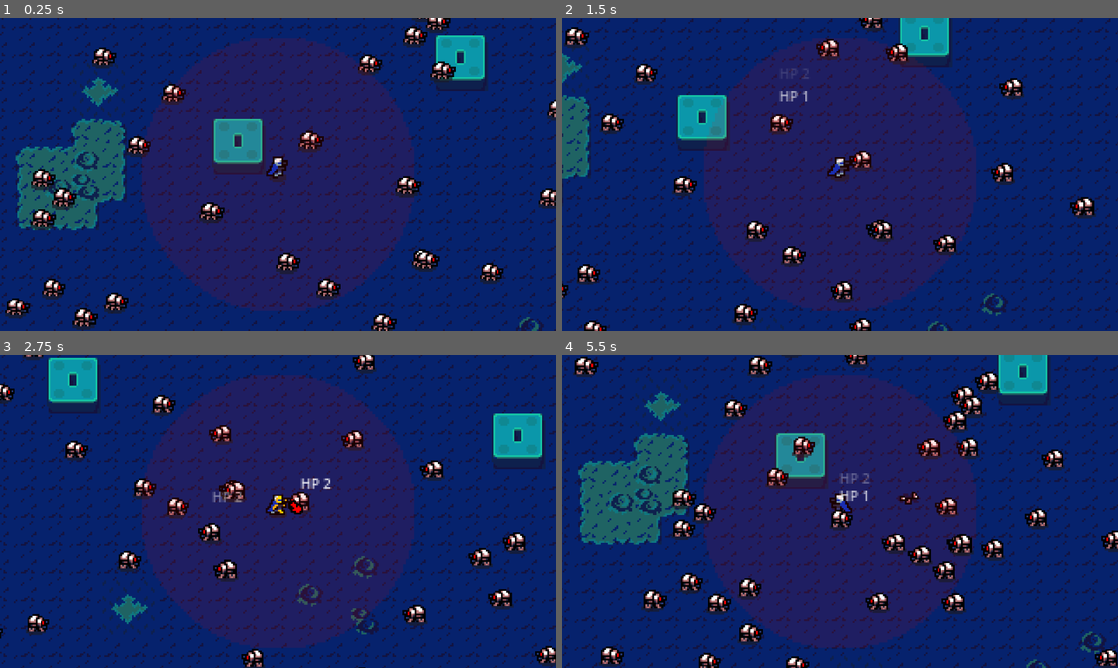
Above: before the commit, frames 1-4 (two rows, left to right).
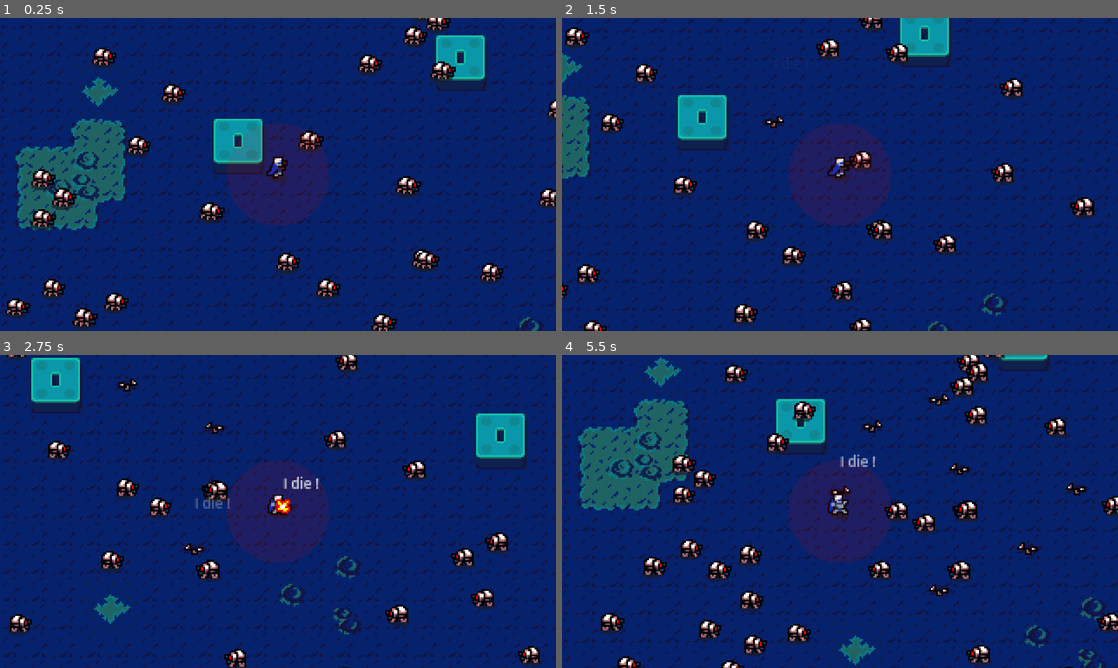
Above: after the commit, the same moments.

Repository: CmdZOD-Git/edf
Game: Godot game, scene res://main.tscn
The game is run twice, just before and just after one commit, with the same random seed, the same clock (stepped at 60 frames per second) and the same inputs.
Inputs:
- Up to frame 1 (0.25 s): no input
- Up to frame 2 (1.5 s): hold D (right) 0.53-1.28 s; hold S (down) from 1.28 s (still down)
- Up to frame 3 (2.75 s): release S (down) at 2.03 s; hold D (right) from 2.03 s (still down)
- Up to frame 4 (5.5 s): release D (right) at 2.78 s; hold W (up) 2.78-3.53 s; hold A (left) 3.53-5.03 s; hold S (down) from 5.03 s (still down)

The runs differ from the first frame. In frame 1, 24% of the frame differs, in the area x 25-75%, y 6-94%; in frame 2, 25%; in frame 3, 43%; in frame 4, 50%, in the area x 0-100%, y 0-100%.

Commit message:
melee attack added

Diff:
--- /dev/null
+++ b/Item/item_template.tscn
@@ -0,0 +1,8 @@
+[gd_scene load_steps=3 format=3 uid="uid://d4npkasg0ktvj"]
+
+[ext_resource type="Script" path="res://item_class.gd" id="1_s0hgu"]
+[ext_resource type="Resource" uid="uid://csrvcosomvbek" path="res://Item/pistol_gun_itemresource.tres" id="2_enu7k"]
+
+[node name="Item" type="Node2D"]
+script = ExtResource("1_s0hgu")
+item_resource = ExtResource("2_enu7k")
--- /dev/null
+++ b/Item/melee_strike.tres
@@ -0,0 +1,27 @@
+[gd_resource type="Resource" script_class="ItemResource" load_steps=4 format=3 uid="uid://miwvysulv1ah"]
+
+[ext_resource type="Script" path="res://item_resource.gd" id="1_m7uvj"]
+[ext_resource type="Texture2D" uid="uid://c18sfecmxv4bh" path="res://UI/bullets&plasma.png" id="2_pueau"]
+
+[sub_resource type="AtlasTexture" id="AtlasTexture_67r6q"]
+atlas = ExtResource("2_pueau")
+region = Rect2(16, 0, 8, 8)
+
+[resource]
+script = ExtResource("1_m7uvj")
+title = "Melee Strike"
+cooldown_second = 0.5
+type = 0
+hit_box_type = 1
+motion = 1
+texture = SubResource("AtlasTexture_67r6q")
+damage = 5.0
+draw_range = true
+area_size = 30.0
+melee_area_size = 50.0
+speed = 0.0
+spray_degree = 0.0
+piercing = 0
+impact = 1
+impact_random = true
+impact_random_framecount = 2
--- a/actor.tscn
+++ b/Obsolete/actor.tscn
@@ -26,6 +26,12 @@
 script = ExtResource("1_dno6h")
 actor_stat = SubResource("Resource_04dm4")
 
+[node name="TextBox" type="Label" parent="."]
+z_index = 4096
+offset_top = -12.0
+offset_right = 32.0
+theme_override_font_sizes/font_size = 8
+
 [node name="AnimatedSprite2D" type="AnimatedSprite2D" parent="."]
 texture_repeat = 1
 position = Vector2(0, -3)
@@ -41,8 +47,3 @@
 
 [node name="ControlManager" type="Node2D" parent="."]
 script = ExtResource("9_ed3e3")
-
-[node name="TextBox" type="Label" parent="."]
-offset_right = 32.0
-offset_bottom = 12.0
-theme_override_font_sizes/font_size = 8
--- a/Obsolete/player_actor_template.tscn
+++ b/Obsolete/player_actor_template.tscn
@@ -3,7 +3,7 @@
 [ext_resource type="Script" path="res://actor_class.gd" id="1_6v7du"]
 [ext_resource type="SpriteFrames" uid="uid://b21u03hfxyj3v" path="res://SpriteFrame/squadleader_spriteframe.tres" id="2_ncd0e"]
 [ext_resource type="Script" path="res://animation_manager.gd" id="3_ky1pq"]
-[ext_resource type="PackedScene" uid="uid://d4npkasg0ktvj" path="res://item_template.tscn" id="4_y30o1"]
+[ext_resource type="PackedScene" uid="uid://d4npkasg0ktvj" path="res://Item/item_template.tscn" id="4_y30o1"]
 [ext_resource type="Script" path="res://debug_box.gd" id="5_6iq77"]
 [ext_resource type="Script" path="res://controller.gd" id="6_jfn8q"]
 
--- a/SpriteFrame/impact.tres
+++ b/SpriteFrame/impact.tres
@@ -1,13 +1,13 @@
 [gd_resource type="SpriteFrames" load_steps=71 format=3 uid="uid://d3qspkyf4k5s"]
 
-[ext_resource type="Texture2D" uid="uid://dy84rxwwe4n7" path="res://sprite/big-explosion.png" id="1_au25v"]
-[ext_resource type="Texture2D" uid="uid://ux3ep2a1tl4l" path="res://sprite/hit-sparks.png" id="1_c52sx"]
-[ext_resource type="Texture2D" uid="uid://3u3o5m6k2uxu" path="res://sprite/big-fragments.png" id="2_p4cpu"]
-[ext_resource type="Texture2D" uid="uid://pl230iheubjv" path="res://sprite/hit-spatters.png" id="4_anpes"]
-[ext_resource type="Texture2D" uid="uid://lqh1entvrimx" path="res://sprite/bullet-impacts.png" id="5_4ktjh"]
-[ext_resource type="Texture2D" uid="uid://bl74msdnsxit5" path="res://sprite/small-explosion.png" id="6_wxqci"]
-[ext_resource type="Texture2D" uid="uid://dte1t2mhv4ayq" path="res://sprite/small-fragments.png" id="7_utp6q"]
-[ext_resource type="Texture2D" uid="uid://dsj1u8bl1usd4" path="res://sprite/smoke.png" id="8_vd3bq"]
+[ext_resource type="Texture2D" uid="uid://dy84rxwwe4n7" path="res://Sprite/big-explosion.png" id="1_au25v"]
+[ext_resource type="Texture2D" uid="uid://ux3ep2a1tl4l" path="res://Sprite/hit-sparks.png" id="1_c52sx"]
+[ext_resource type="Texture2D" uid="uid://3u3o5m6k2uxu" path="res://Sprite/big-fragments.png" id="2_p4cpu"]
+[ext_resource type="Texture2D" uid="uid://pl230iheubjv" path="res://Sprite/hit-spatters.png" id="4_anpes"]
+[ext_resource type="Texture2D" uid="uid://lqh1entvrimx" path="res://Sprite/bullet-impacts.png" id="5_4ktjh"]
+[ext_resource type="Texture2D" uid="uid://bl74msdnsxit5" path="res://Sprite/small-explosion.png" id="6_wxqci"]
+[ext_resource type="Texture2D" uid="uid://dte1t2mhv4ayq" path="res://Sprite/small-fragments.png" id="7_utp6q"]
+[ext_resource type="Texture2D" uid="uid://dsj1u8bl1usd4" path="res://Sprite/smoke.png" id="8_vd3bq"]
 
 [sub_resource type="AtlasTexture" id="AtlasTexture_4d3gy"]
 atlas = ExtResource("1_au25v")
--- a/SpriteFrame/scarab_spriteframe.tres
+++ b/SpriteFrame/scarab_spriteframe.tres
@@ -1,6 +1,6 @@
 [gd_resource type="SpriteFrames" load_steps=21 format=3 uid="uid://x5imn8va81c"]
 
-[ext_resource type="Texture2D" uid="uid://dq8m4qv68jnt" path="res://sprite/Scarab.png" id="1_gp3fs"]
+[ext_resource type="Texture2D" uid="uid://dq8m4qv68jnt" path="res://Sprite/Scarab.png" id="1_gp3fs"]
 
 [sub_resource type="AtlasTexture" id="AtlasTexture_ug8do"]
 atlas = ExtResource("1_gp3fs")
--- a/SpriteFrame/spawner_mound.tscn
+++ b/SpriteFrame/spawner_mound.tscn
@@ -1,7 +1,7 @@
 [gd_scene load_steps=6 format=3 uid="uid://lu6hu46yieb"]
 
-[ext_resource type="Texture2D" uid="uid://docmwjl0wxiyt" path="res://sprite/Centipede.png" id="1_b1ut5"]
-[ext_resource type="Texture2D" uid="uid://dwvemo8817jsr" path="res://sprite/Spider.png" id="2_0y04d"]
+[ext_resource type="Texture2D" uid="uid://docmwjl0wxiyt" path="res://Sprite/Centipede.png" id="1_b1ut5"]
+[ext_resource type="Texture2D" uid="uid://dwvemo8817jsr" path="res://Sprite/Spider.png" id="2_0y04d"]
 
 [sub_resource type="AtlasTexture" id="AtlasTexture_3gque"]
 atlas = ExtResource("1_b1ut5")
--- a/SpriteFrame/spider_spriteframe.tres
+++ b/SpriteFrame/spider_spriteframe.tres
@@ -1,6 +1,6 @@
 [gd_resource type="SpriteFrames" load_steps=21 format=3 uid="uid://dtv5hbg4annx5"]
 
-[ext_resource type="Texture2D" uid="uid://dwvemo8817jsr" path="res://sprite/Spider.png" id="1_sr588"]
+[ext_resource type="Texture2D" uid="uid://dwvemo8817jsr" path="res://Sprite/Spider.png" id="1_sr588"]
 
 [sub_resource type="AtlasTexture" id="AtlasTexture_hnue0"]
 atlas = ExtResource("1_sr588")
--- a/SpriteFrame/squadleader_spriteframe.tres
+++ b/SpriteFrame/squadleader_spriteframe.tres
@@ -1,6 +1,6 @@
 [gd_resource type="SpriteFrames" load_steps=25 format=3 uid="uid://b21u03hfxyj3v"]
 
-[ext_resource type="Texture2D" uid="uid://b7g2atcyvyja3" path="res://sprite/SquadLeader.png" id="1_0yawq"]
+[ext_resource type="Texture2D" uid="uid://b7g2atcyvyja3" path="res://Sprite/SquadLeader.png" id="1_0yawq"]
 
 [sub_resource type="AtlasTexture" id="AtlasTexture_ik2uc"]
 atlas = ExtResource("1_0yawq")
--- a/SpriteFrame/wasp_spriteframe.tres
+++ b/SpriteFrame/wasp_spriteframe.tres
@@ -1,7 +1,7 @@
 [gd_resource type="SpriteFrames" load_steps=26 format=3 uid="uid://d2xxlntwspkqp"]
 
-[ext_resource type="Texture2D" uid="uid://d4m6y16jbiy52" path="res://sprite/Wasp.png" id="1_c5jci"]
-[ext_resource type="Texture2D" uid="uid://dq8m4qv68jnt" path="res://sprite/Scarab.png" id="1_mxynd"]
+[ext_resource type="Texture2D" uid="uid://d4m6y16jbiy52" path="res://Sprite/Wasp.png" id="1_c5jci"]
+[ext_resource type="Texture2D" uid="uid://dq8m4qv68jnt" path="res://Sprite/Scarab.png" id="1_mxynd"]
 
 [sub_resource type="AtlasTexture" id="AtlasTexture_scpvm"]
 atlas = ExtResource("1_c5jci")
--- a/actor_class.gd
+++ b/actor_class.gd
@@ -7,7 +7,7 @@
 @onready var item_manager = $ItemManager
 @onready var text_box = $TextBox
 var direction:Vector2 = Vector2.ZERO
-
+var collision_push:Vector2 = Vector2.ZERO
 
 signal actor_radio(data:Dictionary)
 signal projectile_hit(projectile)
@@ -53,7 +53,8 @@
 	# Spriteframe
 		animation_manager.sprite_frames = actor_stat.sprite_frame
 
-func _process(_delta: float) -> void:
+func _physics_process(_delta: float) -> void:
+
 	if not control_manager or not control_manager.direction:
 		direction = Vector2.ZERO
 	else:
@@ -64,7 +65,6 @@
 	else:
 		velocity = Vector2.ZERO
 
-	velocity = velocity
 	move_and_slide()
 
 func on_radio(data) -> void:
@@ -94,7 +94,6 @@
 
 func take_damage(damage:float) -> void:
 	actor_stat.current_hitpoint -= damage
-	print("hitto")
 	if actor_stat.current_hitpoint <= 0:
 		text_toast("I die !")
 		actor_radio.emit({"type" : "status" , "status" : "dead" })
--- a/actor_template.tscn
+++ b/actor_template.tscn
@@ -13,6 +13,7 @@
 can_grab = false
 speed = 25.0
 max_hitpoint = 10.0
+current_hitpoint = 0.0
 
 [sub_resource type="RectangleShape2D" id="RectangleShape2D_t8en8"]
 size = Vector2(13, 7)
@@ -41,6 +42,8 @@
 script = ExtResource("5_bjwkw")
 
 [node name="TextBox" type="Label" parent="."]
-offset_right = 40.0
-offset_bottom = 23.0
+z_index = 10
+offset_left = 3.0
+offset_top = -14.0
+offset_right = 43.0
 theme_override_font_sizes/font_size = 10
--- a/doodad.gd
+++ b/doodad.gd
@@ -43,9 +43,5 @@
 
 	return self
 
-func toast(doodad:DoodadList, time_second:float, offset:Vector2, direction:Vector2, speed:float) -> void:
-	var animation_name:String = DoodadList.keys()[doodad]
-	play(animation_name)
-
 func on_finish() -> void:
 	queue_free()
--- a/item_class.gd
+++ b/item_class.gd
@@ -11,12 +11,14 @@
 var projectile:Projectile
 
 func _ready() -> void:
+	# Setting up area for target search
 	if item_resource.area_size > 0:
 		range_area = Area2D.new()
 		var shape = CollisionShape2D.new()
 		var circle = CircleShape2D.new()
 		add_child(range_area)
 		range_area.add_child(shape)
+		range_area.set_monitorable(false)
 		range_area.set_collision_layer_value(1, false)
 		range_area.set_collision_mask_value(1,false) # By default, only check enemy layer
 		range_area.set_collision_mask_value(2,false) # By default, only check enemy layer
@@ -46,11 +48,17 @@
 
 func on_cooldown_timeout() -> void:
 	if item_resource.type == item_resource.Type.Weapon:
-		fire_projectile()
+		var target:Node2D = find_target()
+		if target:
+			if item_resource.hit_box_type == ItemResource.HitBoxType.PROJECTILE:
+				fire_projectile(target, global_position)
+			elif item_resource.hit_box_type == ItemResource.HitBoxType.AREA:
+				fire_projectile(target, target.global_position)
+
 	cooldown_time.start()
 	pass
 
-func fire_projectile() -> void:
+func find_target() -> Node2D:
 	var target_list:Array[Node2D] = range_area.get_overlapping_bodies()
 	var selected_target:Node2D = null
 	var selectecd_target_distance:float
@@ -68,9 +76,9 @@
 			selected_target = item
 			selectecd_target_distance = item.global_position.distance_squared_to(global_position)
 
-	if not selected_target:
-		return
+	return selected_target
 
+func fire_projectile(target, from ) -> void:
 	# If target found, fire
 	projectile = preload("res://projectile.tscn").instantiate()
 	projectile.item_owner = actor
@@ -78,8 +86,8 @@
 	projectile.damage = item_resource.damage
 	projectile.speed = item_resource.speed
 	projectile.texture = item_resource.texture
-	projectile.current_position = global_position
-	projectile.direction = global_position.direction_to(selected_target.global_position)
+	projectile.current_position = from
+	projectile.direction = global_position.direction_to(target.global_position)
 
 	projectile.impact = item_resource.impact
 	projectile.impact_random = item_resource.impact_random
@@ -90,4 +98,26 @@
 	add_child(projectile)
 
 	actor.actor_radio.emit({"type" : "animation", "action" : ItemResource.Motion.keys()[item_resource.motion], "priority" : 5 } )
-	actor.actor_radio.emit({"type" : "facing_mode" , "mode" : "focus" , "focused_item" : selected_target })
+	actor.actor_radio.emit({"type" : "facing_mode" , "mode" : "focus" , "focused_item" : target })
+
+func fire_area(target) -> void:
+	#var attack_area:Area2D = Area2D.new()
+	#var shape:CollisionShape2D = CollisionShape2D.new()
+	#var circle:CircleShape2D = CircleShape2D.new()
+	#add_child(attack_area)
+	#attack_area.add_child(shape)
+	#shape.shape = circle
+	#
+	#attack_area.set_monitorable(false)
+	#shape.debug_color = Color("GREEN", 0.10)
+	#circle.radius = item_resource.melee_area_size
+	#
+	#attack_area.set_collision_mask_value(1,false) # By default, only check enemy layer
+	#attack_area.set_collision_mask_value(2,false) # By default, only check enemy layer
+	#attack_area.set_collision_mask_value(3,true) # By default, only check enemy layer
+	#
+	#
+	#attack_area.get_overlapping_bodies()
+
+	actor.actor_radio.emit({"type" : "animation", "action" : ItemResource.Motion.keys()[item_resource.motion], "priority" : 5 } )
+	actor.actor_radio.emit({"type" : "facing_mode" , "mode" : "focus" , "focused_item" : target })
--- a/item_resource.gd
+++ b/item_resource.gd
@@ -2,6 +2,11 @@
 
 enum Type {
 	Weapon,
+}
+
+enum HitBoxType {
+	PROJECTILE,
+	AREA,
 }
 
 enum Motion {
@@ -10,16 +15,24 @@
 }
 
 @export var title:String = "default gun"
-@export var area_size:float
 @export var cooldown_second:float
 @export var type:Type
+@export var hit_box_type:HitBoxType = 0
+@export var motion:Motion = Motion.fire
 @export var texture:Texture2D
 @export var damage:float
+@export var draw_range:bool
+@export var area_size:float ## Range of the search area for target
+
+@export_category("melee only")
+@export var melee_area_size:float = 0 ## Size of the melee attack
+
+@export_category("projectile only")
 @export var speed:float
 @export var spray_degree:float = 0
-@export var draw_range:bool
 @export var piercing:int = 1
-@export var motion:Motion = Motion.fire
+
+@export_category("impact")
 @export var impact:Doodad.DoodadList
 @export var impact_random:bool = false
 @export var impact_random_framecount:int
--- a/item_template.tscn
+++ /dev/null
@@ -1,8 +0,0 @@
-[gd_scene load_steps=3 format=3 uid="uid://d4npkasg0ktvj"]
-
-[ext_resource type="Script" path="res://item_class.gd" id="1_kdiuv"]
-[ext_resource type="Resource" uid="uid://csrvcosomvbek" path="res://pistol_gun_itemresource.tres" id="2_ubbg8"]
-
-[node name="RegularGun" type="Node2D"]
-script = ExtResource("1_kdiuv")
-item_resource = ExtResource("2_ubbg8")
--- a/spriteframe/impact.tres
+++ b/spriteframe/impact.tres
@@ -1,13 +1,13 @@
 [gd_resource type="SpriteFrames" load_steps=71 format=3 uid="uid://d3qspkyf4k5s"]
 
-[ext_resource type="Texture2D" uid="uid://dy84rxwwe4n7" path="res://sprite/big-explosion.png" id="1_au25v"]
-[ext_resource type="Texture2D" uid="uid://ux3ep2a1tl4l" path="res://sprite/hit-sparks.png" id="1_c52sx"]
-[ext_resource type="Texture2D" uid="uid://3u3o5m6k2uxu" path="res://sprite/big-fragments.png" id="2_p4cpu"]
-[ext_resource type="Texture2D" uid="uid://pl230iheubjv" path="res://sprite/hit-spatters.png" id="4_anpes"]
-[ext_resource type="Texture2D" uid="uid://lqh1entvrimx" path="res://sprite/bullet-impacts.png" id="5_4ktjh"]
-[ext_resource type="Texture2D" uid="uid://bl74msdnsxit5" path="res://sprite/small-explosion.png" id="6_wxqci"]
-[ext_resource type="Texture2D" uid="uid://dte1t2mhv4ayq" path="res://sprite/small-fragments.png" id="7_utp6q"]
-[ext_resource type="Texture2D" uid="uid://dsj1u8bl1usd4" path="res://sprite/smoke.png" id="8_vd3bq"]
+[ext_resource type="Texture2D" uid="uid://dy84rxwwe4n7" path="res://Sprite/big-explosion.png" id="1_au25v"]
+[ext_resource type="Texture2D" uid="uid://ux3ep2a1tl4l" path="res://Sprite/hit-sparks.png" id="1_c52sx"]
+[ext_resource type="Texture2D" uid="uid://3u3o5m6k2uxu" path="res://Sprite/big-fragments.png" id="2_p4cpu"]
+[ext_resource type="Texture2D" uid="uid://pl230iheubjv" path="res://Sprite/hit-spatters.png" id="4_anpes"]
+[ext_resource type="Texture2D" uid="uid://lqh1entvrimx" path="res://Sprite/bullet-impacts.png" id="5_4ktjh"]
+[ext_resource type="Texture2D" uid="uid://bl74msdnsxit5" path="res://Sprite/small-explosion.png" id="6_wxqci"]
+[ext_resource type="Texture2D" uid="uid://dte1t2mhv4ayq" path="res://Sprite/small-fragments.png" id="7_utp6q"]
+[ext_resource type="Texture2D" uid="uid://dsj1u8bl1usd4" path="res://Sprite/smoke.png" id="8_vd3bq"]
 
 [sub_resource type="AtlasTexture" id="AtlasTexture_4d3gy"]
 atlas = ExtResource("1_au25v")
--- a/spriteframe/scarab_spriteframe.tres
+++ b/spriteframe/scarab_spriteframe.tres
@@ -1,6 +1,6 @@
 [gd_resource type="SpriteFrames" load_steps=21 format=3 uid="uid://x5imn8va81c"]
 
-[ext_resource type="Texture2D" uid="uid://dq8m4qv68jnt" path="res://sprite/Scarab.png" id="1_gp3fs"]
+[ext_resource type="Texture2D" uid="uid://dq8m4qv68jnt" path="res://Sprite/Scarab.png" id="1_gp3fs"]
 
 [sub_resource type="AtlasTexture" id="AtlasTexture_ug8do"]
 atlas = ExtResource("1_gp3fs")
--- a/spriteframe/spawner_mound.tscn
+++ b/spriteframe/spawner_mound.tscn
@@ -1,7 +1,7 @@
 [gd_scene load_steps=6 format=3 uid="uid://lu6hu46yieb"]
 
-[ext_resource type="Texture2D" uid="uid://docmwjl0wxiyt" path="res://sprite/Centipede.png" id="1_b1ut5"]
-[ext_resource type="Texture2D" uid="uid://dwvemo8817jsr" path="res://sprite/Spider.png" id="2_0y04d"]
+[ext_resource type="Texture2D" uid="uid://docmwjl0wxiyt" path="res://Sprite/Centipede.png" id="1_b1ut5"]
+[ext_resource type="Texture2D" uid="uid://dwvemo8817jsr" path="res://Sprite/Spider.png" id="2_0y04d"]
 
 [sub_resource type="AtlasTexture" id="AtlasTexture_3gque"]
 atlas = ExtResource("1_b1ut5")
--- a/spriteframe/spider_spriteframe.tres
+++ b/spriteframe/spider_spriteframe.tres
@@ -1,6 +1,6 @@
 [gd_resource type="SpriteFrames" load_steps=21 format=3 uid="uid://dtv5hbg4annx5"]
 
-[ext_resource type="Texture2D" uid="uid://dwvemo8817jsr" path="res://sprite/Spider.png" id="1_sr588"]
+[ext_resource type="Texture2D" uid="uid://dwvemo8817jsr" path="res://Sprite/Spider.png" id="1_sr588"]
 
 [sub_resource type="AtlasTexture" id="AtlasTexture_hnue0"]
 atlas = ExtResource("1_sr588")
--- a/spriteframe/squadleader_spriteframe.tres
+++ b/spriteframe/squadleader_spriteframe.tres
@@ -1,6 +1,6 @@
 [gd_resource type="SpriteFrames" load_steps=25 format=3 uid="uid://b21u03hfxyj3v"]
 
-[ext_resource type="Texture2D" uid="uid://b7g2atcyvyja3" path="res://sprite/SquadLeader.png" id="1_0yawq"]
+[ext_resource type="Texture2D" uid="uid://b7g2atcyvyja3" path="res://Sprite/SquadLeader.png" id="1_0yawq"]
 
 [sub_resource type="AtlasTexture" id="AtlasTexture_ik2uc"]
 atlas = ExtResource("1_0yawq")
--- a/spriteframe/wasp_spriteframe.tres
+++ b/spriteframe/wasp_spriteframe.tres
@@ -1,7 +1,7 @@
 [gd_resource type="SpriteFrames" load_steps=26 format=3 uid="uid://d2xxlntwspkqp"]
 
-[ext_resource type="Texture2D" uid="uid://d4m6y16jbiy52" path="res://sprite/Wasp.png" id="1_c5jci"]
-[ext_resource type="Texture2D" uid="uid://dq8m4qv68jnt" path="res://sprite/Scarab.png" id="1_mxynd"]
+[ext_resource type="Texture2D" uid="uid://d4m6y16jbiy52" path="res://Sprite/Wasp.png" id="1_c5jci"]
+[ext_resource type="Texture2D" uid="uid://dq8m4qv68jnt" path="res://Sprite/Scarab.png" id="1_mxynd"]
 
 [sub_resource type="AtlasTexture" id="AtlasTexture_scpvm"]
 atlas = ExtResource("1_c5jci")
--- a/test_setup.gd
+++ b/test_setup.gd
@@ -27,10 +27,14 @@
 	main.add_child(player)
 	player.global_position = Vector2(200,128)
 
-	# spawn test_gun
-	var test_gun:Item = preload("res://item_template.tscn").instantiate()
-	test_gun.item_resource = load("res://pistol_gun_itemresource.tres").duplicate()
-	player.item_manager.add_child(test_gun)
+	# spawn test_item
+	#var test_item:Item = preload("res://Item/item_template.tscn").instantiate()
+	#test_item.item_resource = load("res://Item/pistol_gun_itemresource.tres").duplicate()
+	#player.item_manager.add_child(test_item)
+
+	var test_item_2:Item = preload("res://Item/item_template.tscn").instantiate()
+	test_item_2.item_resource = load("res://Item/melee_strike.tres").duplicate()
+	player.item_manager.add_child(test_item_2)
 
 	# spawn enemies
 	for i in range(MAX_ENEMY):
Renamed: pistol_gun_itemresource.tres -> Item/pistol_gun_itemresource.tres
Renamed: sprite/AntiTank-Class.png -> Sprite/AntiTank-Class.png
Not shown, changed: Sprite/AntiTank-Class.png.import
Renamed: sprite/Assault-Class.png -> Sprite/Assault-Class.png
Not shown, changed: Sprite/Assault-Class.png.import
Renamed: sprite/Centipede.png -> Sprite/Centipede.png
Not shown, changed: Sprite/Centipede.png.import
Renamed: sprite/Grenadier-Class.png -> Sprite/Grenadier-Class.png
Not shown, changed: Sprite/Grenadier-Class.png.import
Renamed: sprite/Hornet.png -> Sprite/Hornet.png
Not shown, changed: Sprite/Hornet.png.import
Renamed: sprite/MachineGunner-Class.png -> Sprite/MachineGunner-Class.png
(and 38 more such lines)
